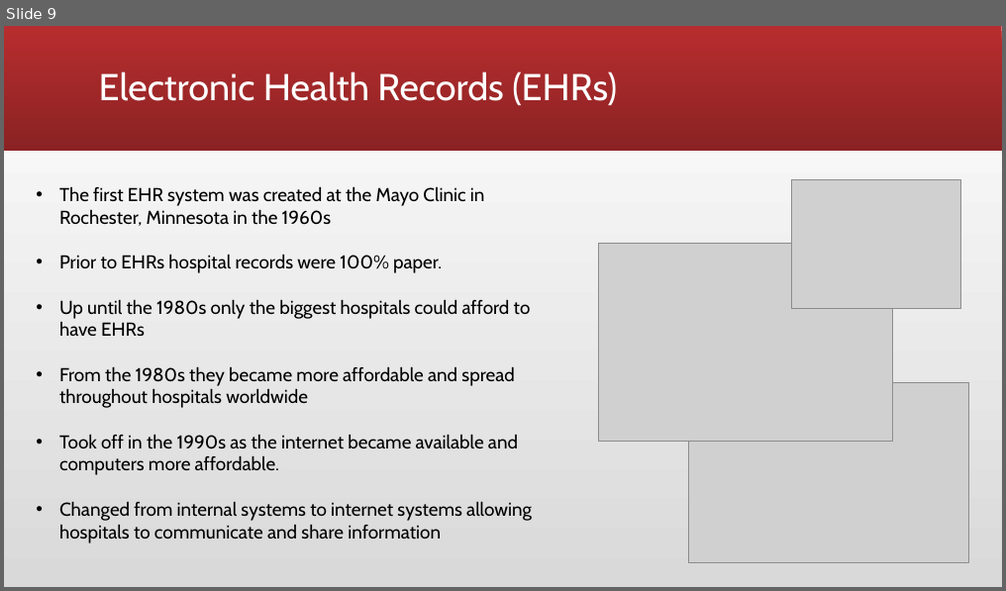
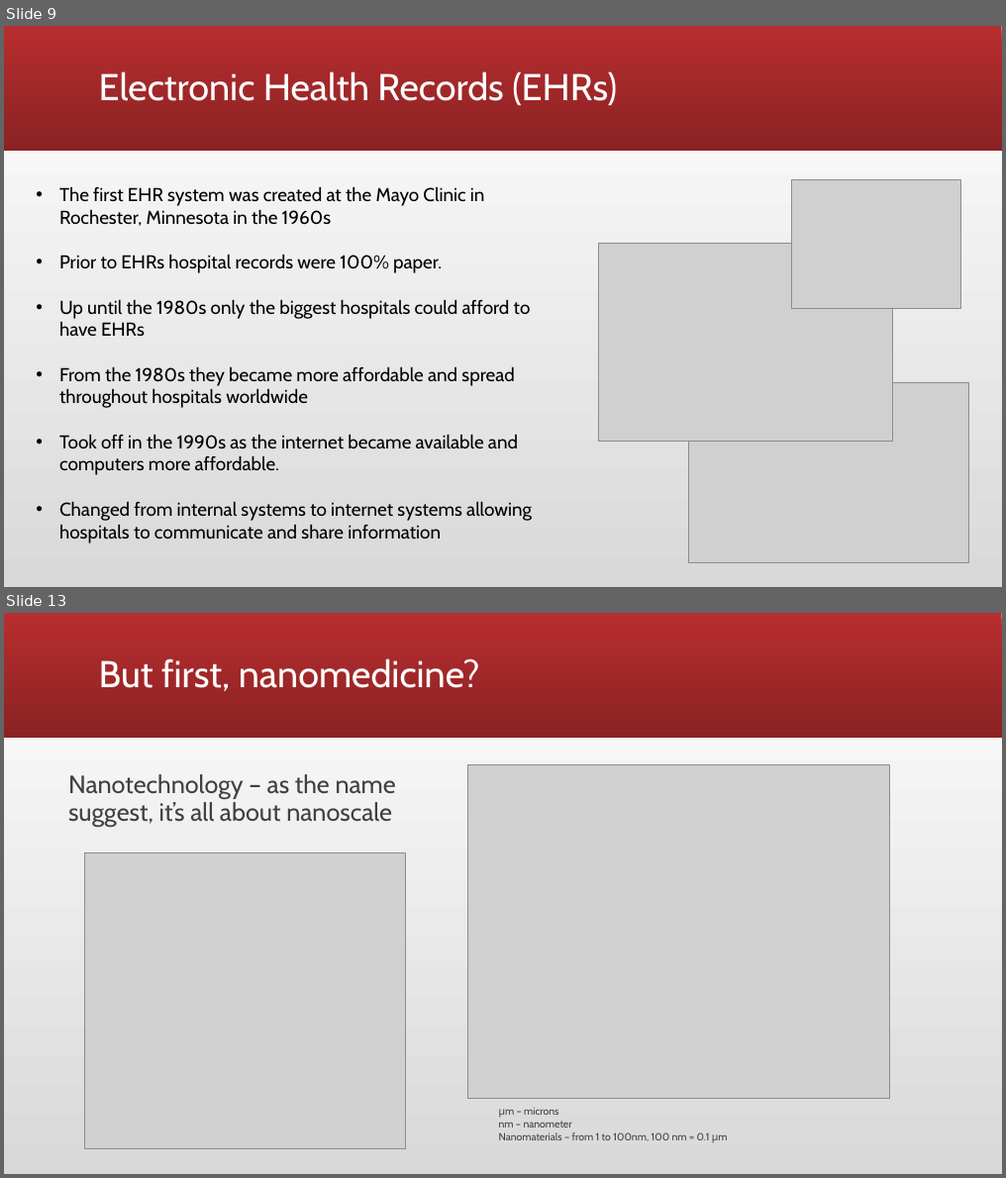
Before and after one commit to anetakotas/The-Computing-Industry-Group-Project, a slide deck: Group Podcast.pptx. Shown one above the other, each under a label of ours: slide 9 before the commit, slides 9 and 13 after it; the slides between them are not shown. The pictures are 1006x591 and 1006x1178 pixels, drawn with LibreOffice and Linux fonts; fonts in the diff are those of the drawing; grey boxes stand for pictures. Boxes give left, top, right and bottom in pixels: in the first picture for what was removed or moved away, otherwise in the second. Text is boxed around its words. In the diff, an @@ line names an element or a change of style, - is before the commit and + after.

```diff
--- a/Group Podcast.pptx
+++ b/Group Podcast.pptx
@@ slide 13 added at box(4, 613, 1002, 1174), background gradient #D9D9D9 to #FFFFFF; not listed: 1 template element that a slide beside it also shows @@
@@ title added at box(99, 659, 480, 691), 36 pt, text #FFFFFF @@
+But first, nanomedicine?
@@ text added at box(68, 774, 396, 827), 24 pt, text #404040 @@
+Nanotechnology – as the name suggest, it’s all about nanoscale
@@ picture added at box(467, 764, 889, 1099) @@
@@ picture added at box(85, 854, 406, 1150) @@
@@ text added at box(499, 1107, 728, 1144), 10 pt, text #404040 @@
+μm – microns
+nm – nanometer
+Nanomaterials – from 1 to 100nm, 100 nm = 0.1 μm
```
Also in this commit, not shown: 6 other slides added, 4 slides removed.
